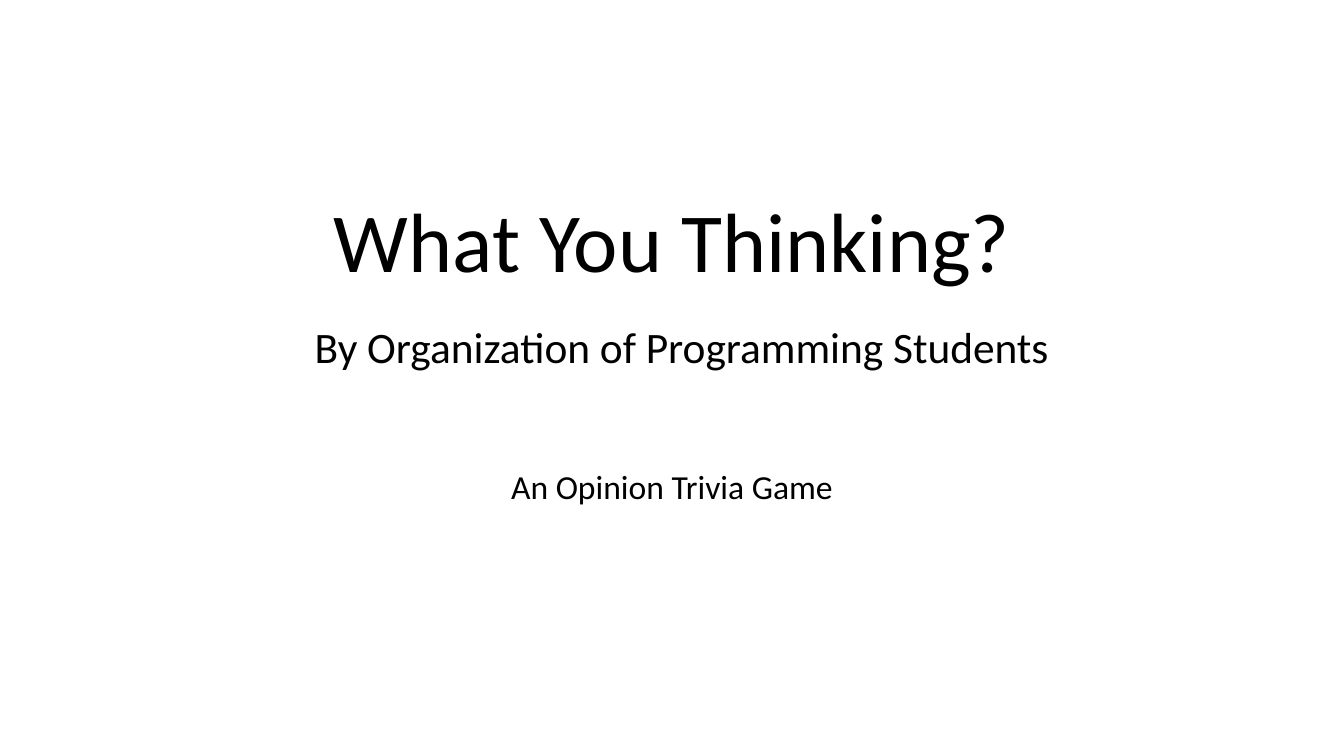
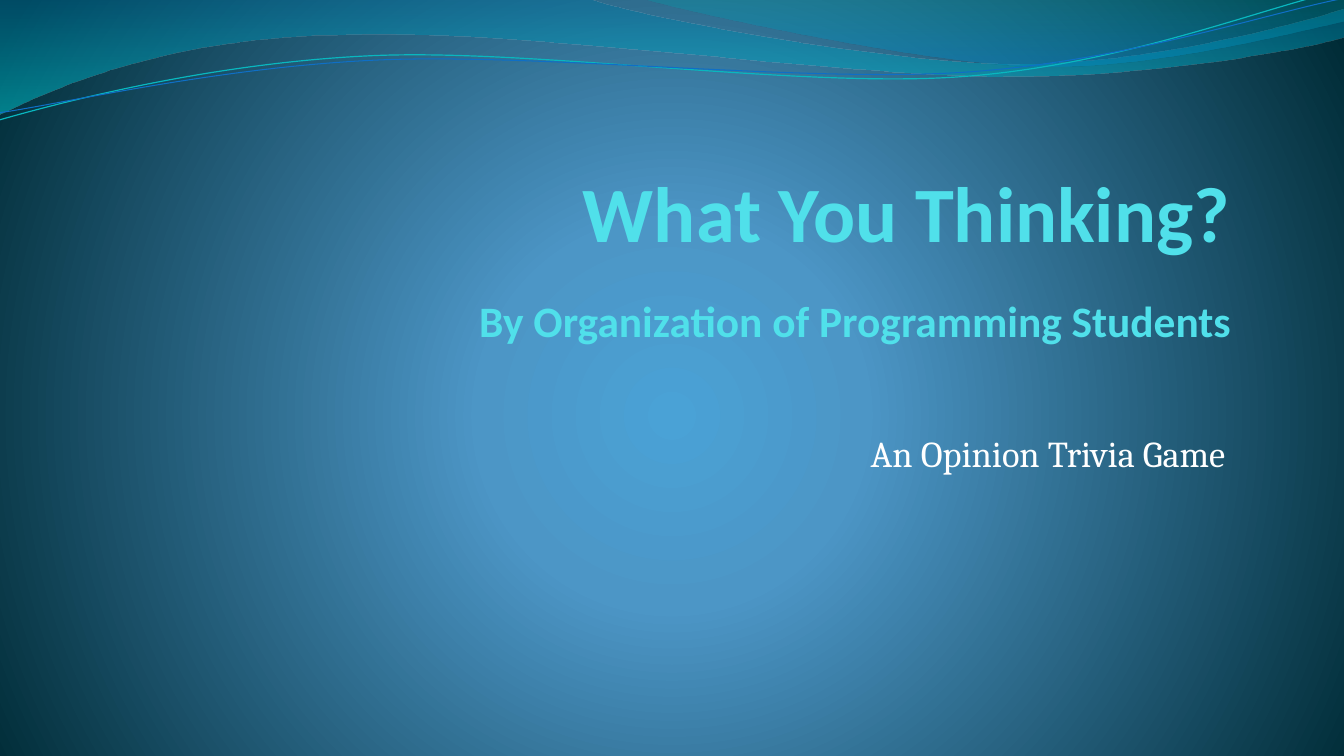
Before and after one commit to cwzero/Trivia, a slide deck: slide 2 of WUTDemo.pptx. Drawn at 1344x756 pixels with LibreOffice and Linux fonts; fonts in the diff are those of the drawing. Boxes give left, top, right and bottom in pixels: in the first picture for what was removed or moved away, otherwise in the second. Text is boxed around its words. In the diff, an @@ line names an element or a change of style, - is before the commit and + after.

```diff
--- a/WUTDemo.pptx
+++ b/WUTDemo.pptx
@@ background #FFFFFF to gradient #4AA0D6 to #4C98C7 to #002C38 @@
@@ freeform shape added at <box>0,0,1344,114</box>, fill gradient #0074A1 to #00C6CF @@
@@ freeform shape added at <box>0,0,1344,125</box>, outline #0AB8BF 0.85 pt @@
@@ freeform shape added at <box>0,0,1344,120</box>, outline #0F6FC6 0.75 pt @@
@@ freeform shape added at <box>644,0,1344,70</box>, fill gradient #00A1A9 to #008BBF @@
@@ title "What You Thinking? By Organization ...": place and size @@
-title "What You Thinking? By Organization ..." at <box>315,213,1048,371</box>
+title "What You Thinking? By Organization ..." at <box>479,177,1231,344</box>
@@ title "What You Thinking? By Organization ..." at <box>479,177,1231,344</box>: size 60 to 56 pt in "What You Thinking?"; text colour #000000 to #51E0EA, bold on; alignment centre to right; line spacing 0.9 to 1 @@
@@ subtitle "An Opinion Trivia Game": place and size @@
-subtitle "An Opinion Trivia Game" at <box>511,476,833,505</box>
+subtitle "An Opinion Trivia Game" at <box>871,442,1225,475</box>
@@ subtitle "An Opinion Trivia Game" at <box>871,442,1225,475</box>: size 24 to 26 pt, font Calibri to Cambria, text colour #000000 to #FFFFFF; alignment centre to right; line spacing 0.9 to 1; less space between paragraphs @@
```
Also in this commit, not shown: 6 other slides changed, 2 slides added, 2 slides removed, 22 other files.
